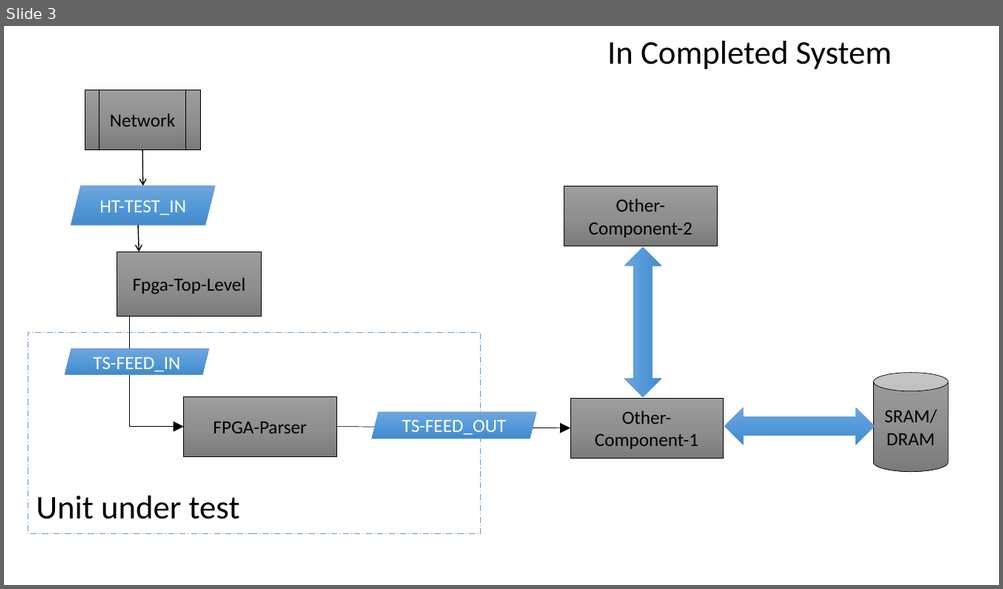
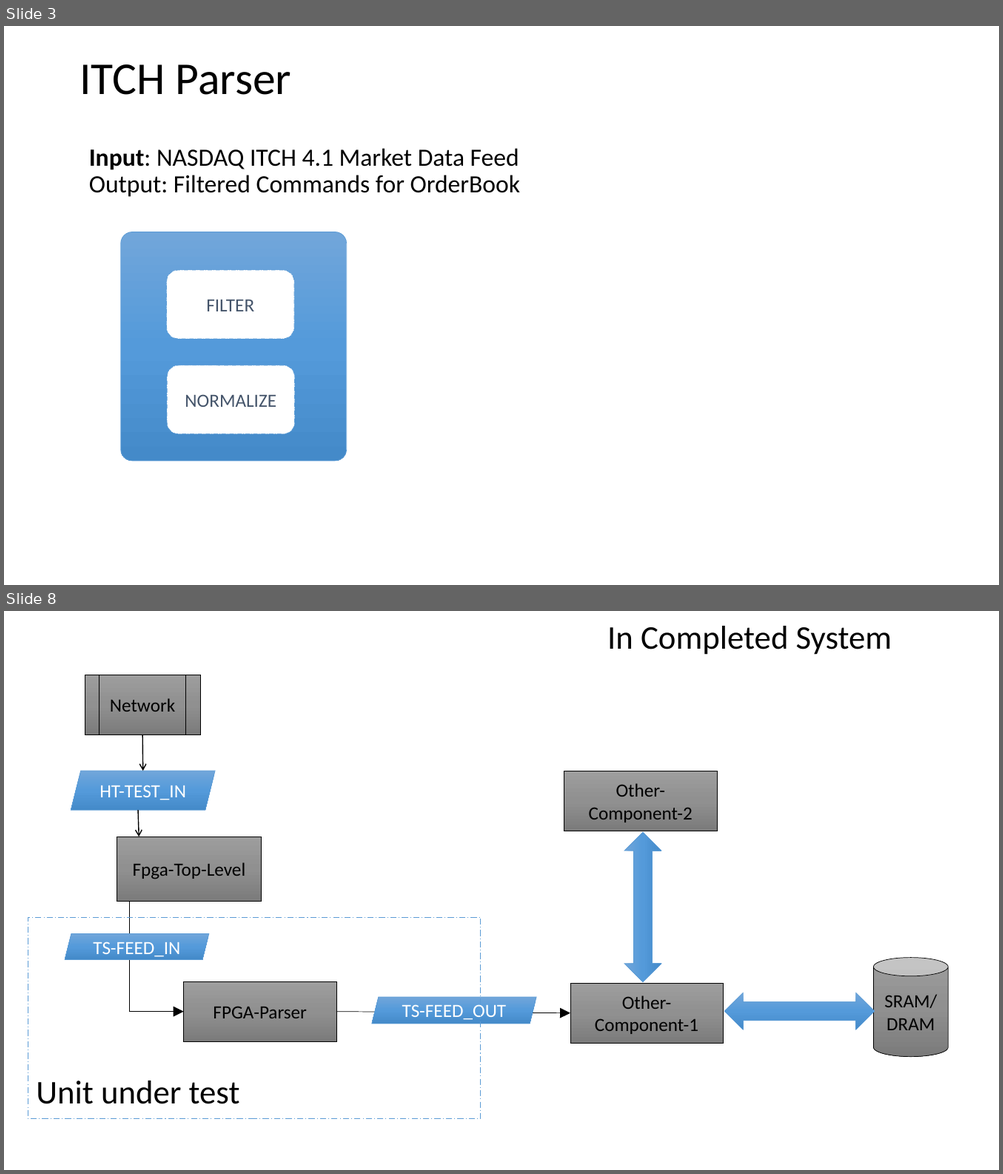
Before and after one commit to imeddz2015/LabVIEW_Fpga, a slide deck: MarketData/MarketData_02/Overview.pptx. Shown one above the other, each under a label of ours: slide 3 before the commit, slides 3 and 8 after it; the slides between them are not shown. The pictures are 1003x589 and 1003x1174 pixels, drawn with LibreOffice and Linux fonts; fonts in the diff are those of the drawing. Boxes give left, top, right and bottom in pixels: in the first picture for what was removed or moved away, otherwise in the second. Text is boxed around its words. In the diff, an @@ line names an element or a change of style, - is before the commit and + after.

```diff
--- a/MarketData/MarketData_02/Overview.pptx
+++ b/MarketData/MarketData_02/Overview.pptx
@@ slide 3 added at bbox=[4, 26, 999, 585], background #FFFFFF @@
@@ title added at bbox=[79, 64, 292, 95], 44 pt, text #000000 @@
+ITCH Parser
@@ text added at bbox=[89, 148, 520, 197], 24 pt, text #000000 @@
+Input: NASDAQ ITCH 4.1 Market Data Feed
+Output: Filtered Commands for OrderBook
@@ rounded rectangle added at bbox=[120, 232, 347, 461], fill gradient #71A6DB to #559BDB to #448ACA, outline #5B9BD5 0.5 pt @@
@@ rounded rectangle added at bbox=[167, 270, 294, 338], fill #FFFFFF, outline #5B9BD5 0.5 pt dashed, 18 pt, text #44546A @@
+FILTER
@@ rounded rectangle added at bbox=[167, 366, 294, 434], fill #FFFFFF, outline #5B9BD5 0.5 pt dashed, 18 pt, text #44546A @@
+NORMALIZE
@@ what was slide 3 is now slide 8 @@
```
Also in this commit, not shown: 1 slide changed, 7 other slides added, 1 slide removed.
